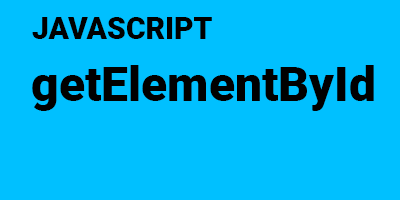
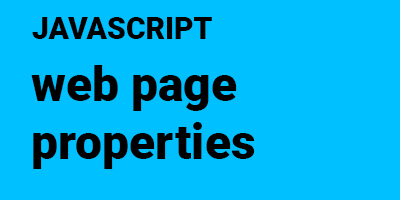
Layers edited between the first and the second (400, 200) image:
renamed "getElementById" to "web page properties", painted on it over [31, 65, 374, 169]
